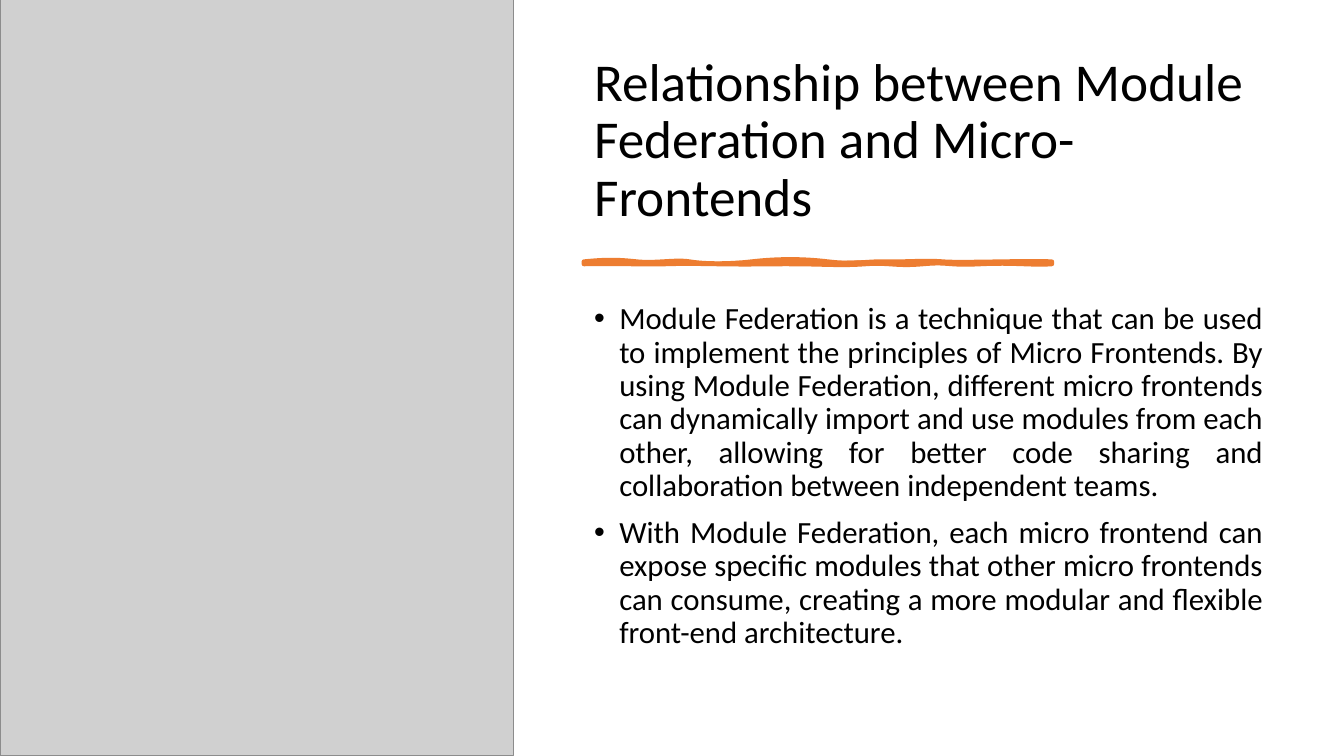
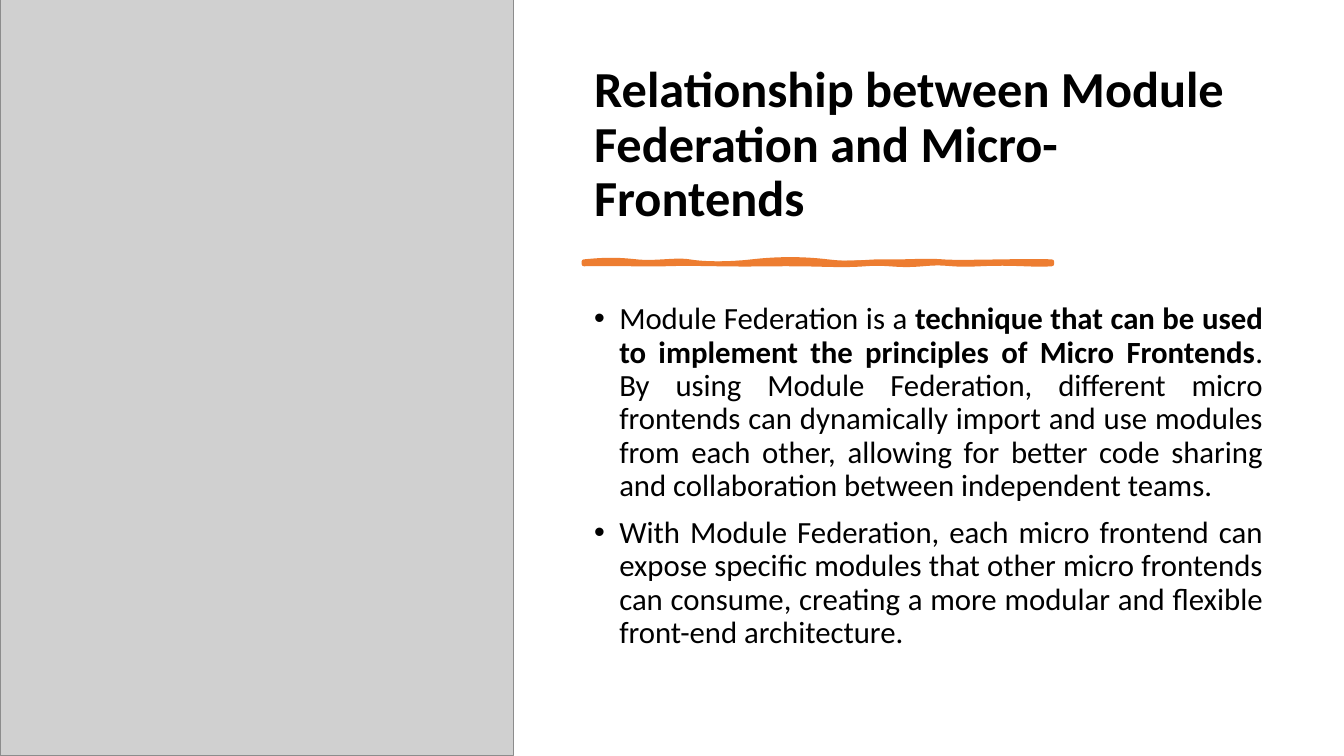
Before and after one commit to stevensamir20/Module-Federation, a slide deck: slide 7 of Module Federation.pptx (slide 6 before the commit). Drawn at 1344x756 pixels with LibreOffice and Linux fonts; fonts in the diff are those of the drawing; grey boxes stand for pictures. Boxes give left, top, right and bottom in pixels: in the first picture for what was removed or moved away, otherwise in the second. Text is boxed around its words. In the diff, an @@ line names an element or a change of style, - is before the commit and + after.

Commit message:
presentation update

```diff
--- a/Module Federation.pptx
+++ b/Module Federation.pptx
@@ title "Relationship between Module Federation and ..." at [594, 71, 1224, 217]: size 38 to 36 pt, bold on @@
@@ text at [619, 307, 1263, 501]: bold on in "technique that can be used to implement ..." @@
```
Also in this commit, not shown: 15 other slides changed, 1 slide added.
